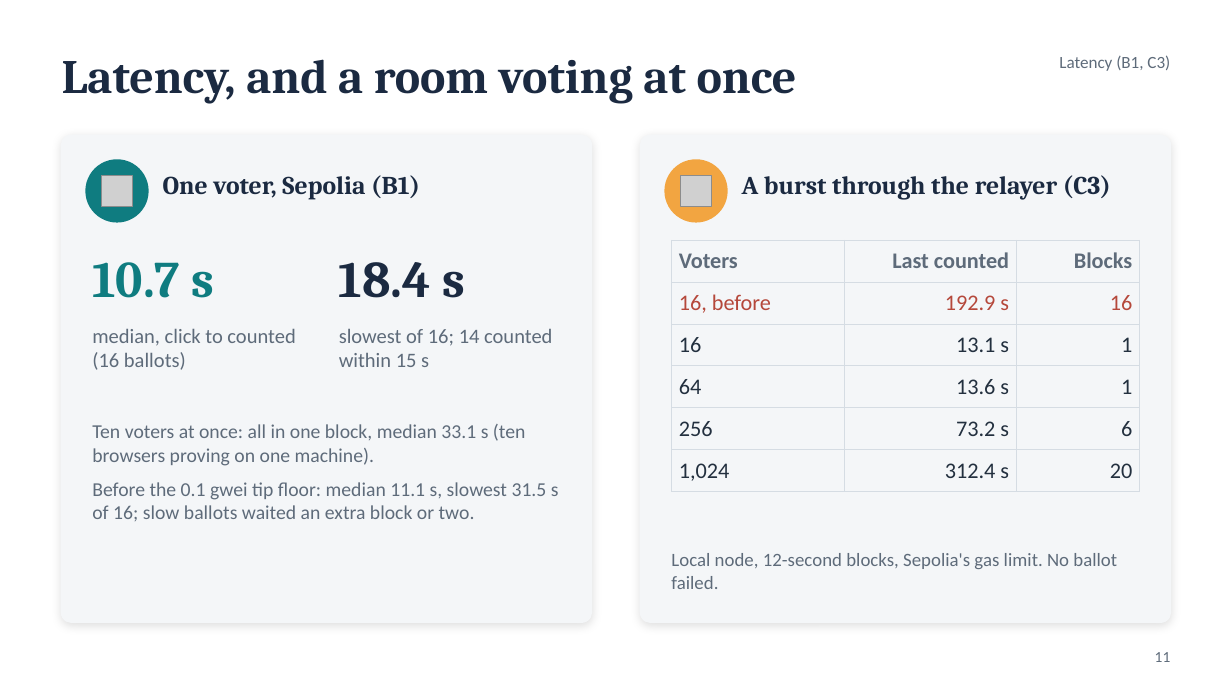
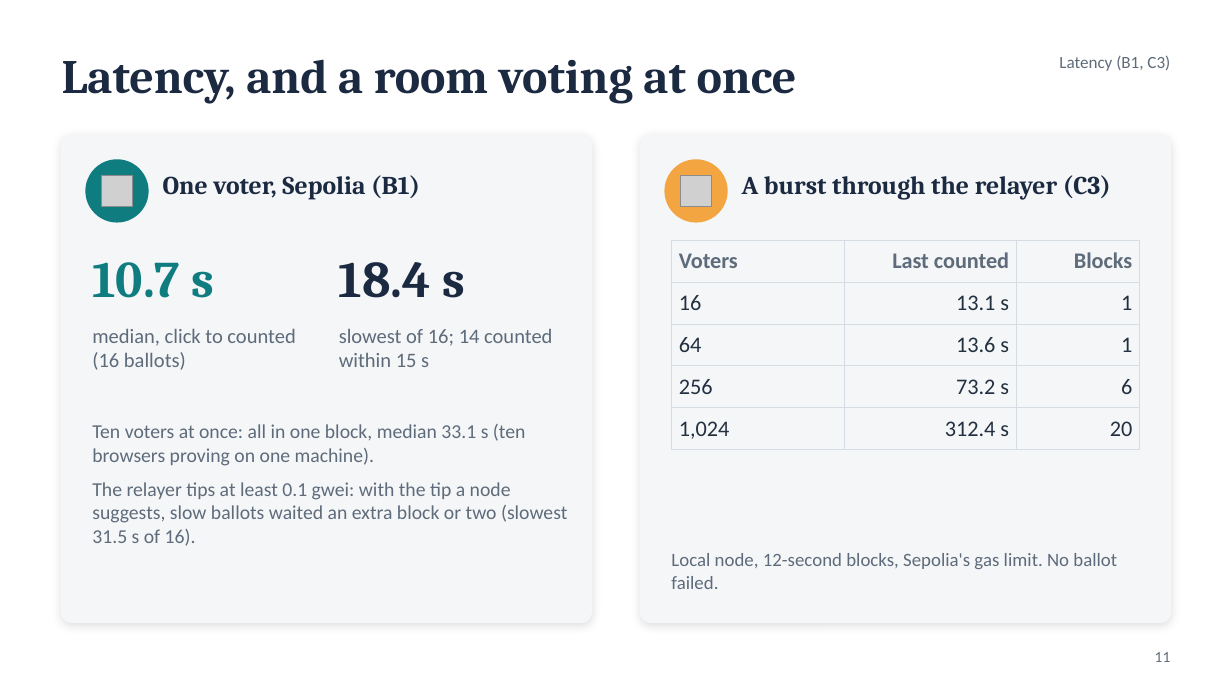
Before and after one commit to Chaitanya-Keyal/decentralized-voting-system, a slide deck: slide 11 of reports/eval2-slides.pptx. Drawn at 1232x693 pixels with LibreOffice and Linux fonts; fonts in the diff are those of the drawing; grey boxes stand for pictures. Boxes give left, top, right and bottom in pixels: in the first picture for what was removed or moved away, otherwise in the second. Text is boxed around its words. In the diff, an @@ line names an element or a change of style, - is before the commit and + after.

Commit message:
docs(report): describe the final system, with Google sign-in only
The report and slides now describe the system as built, without the history of building it:
the dates and slips in the plan, the fixes the measurements prompted, and the before-and-after
comparisons are gone, except where a comparison explains a choice, as the relayer's pipelined
sends and its minimum tip do. Differences from Evaluation 1 are still listed with their reasons.
Registration is by Google sign-in alone, and E3 is reported as the simulation it was. eval2.pdf
(34 pages) and the slides are rebuilt.

```diff
--- a/reports/eval2-slides.pptx
+++ b/reports/eval2-slides.pptx
@@ table at [671, 240, 1140, 443] @@
-row 2: 16, before | 192.9 s | 16
@@ text at [92, 482, 567, 546]: text changed @@
-Before the 0.1 gwei tip floor: median 11.1 s, slowest 31.5 s of 16; slow ballots waited an extra block or two.
+The relayer tips at least 0.1 gwei: with the tip a node suggests, slow ballots waited an extra block or two (slowest 31.5 s of 16).
```
Also in this commit, not shown: 3 other slides changed, 12 other files.
